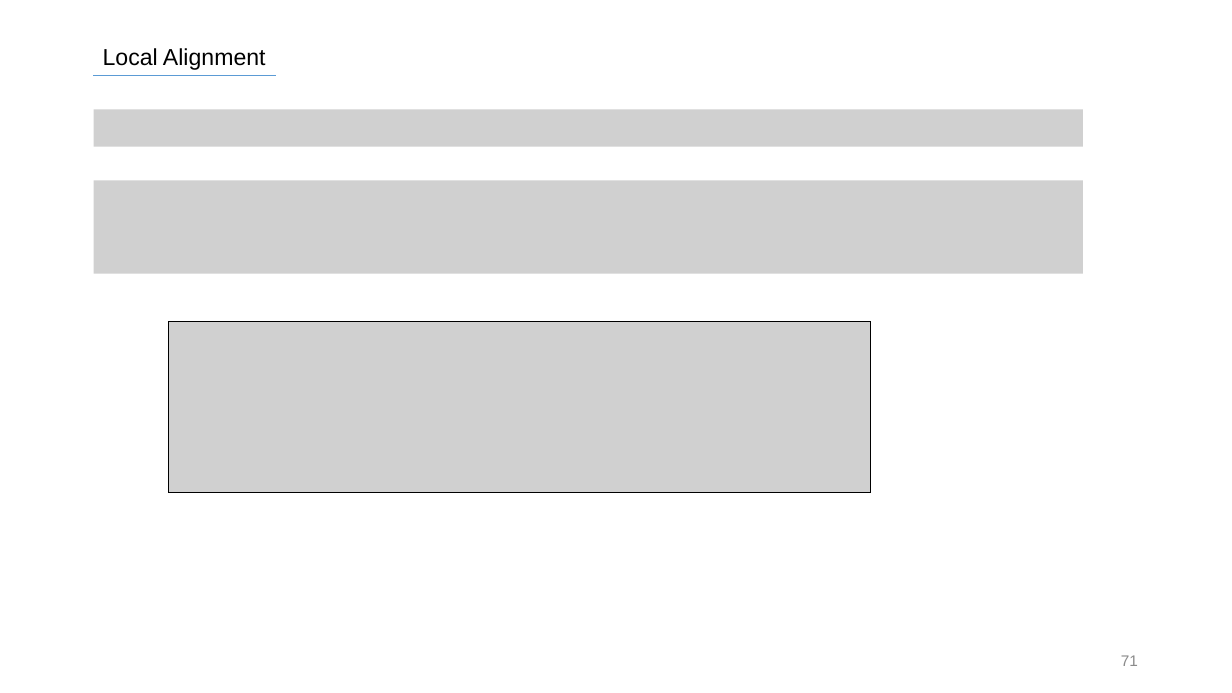
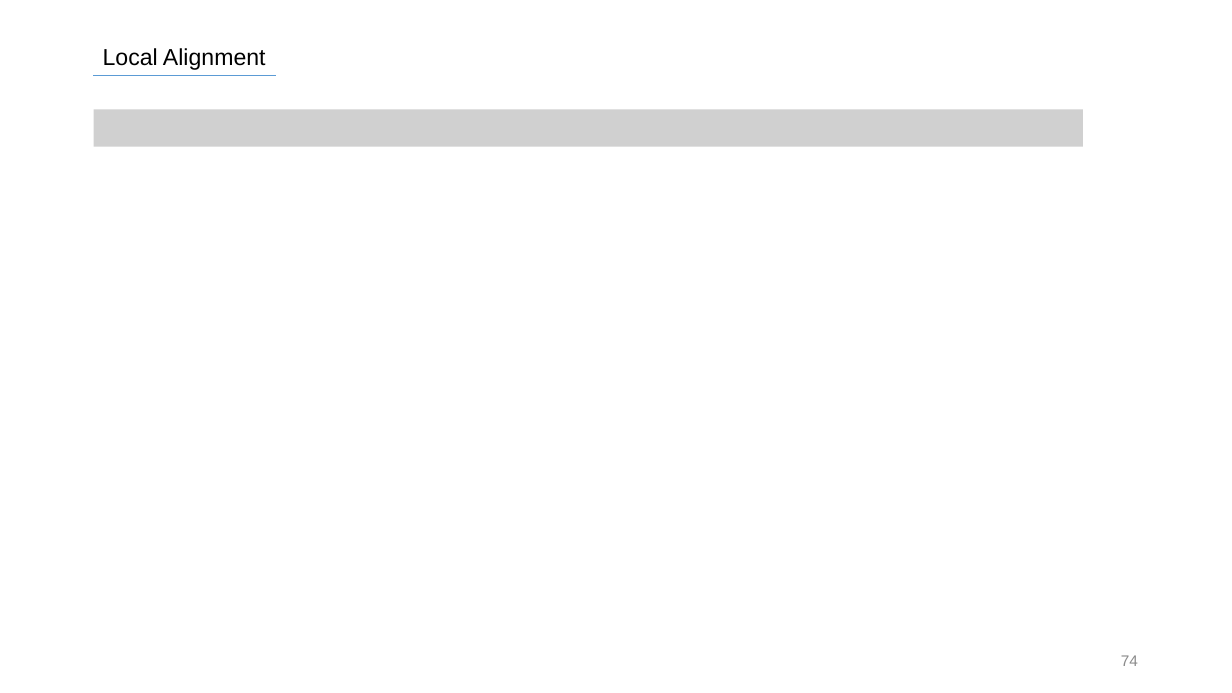
Before and after one commit to SiLviASizZ/HYU_2022, a slide deck: slide 74 of Intern/발표자료/0715/ASTS_0715.pptx (slide 71 before the commit). Drawn at 1232x693 pixels with LibreOffice and Linux fonts; fonts in the diff are those of the drawing; grey boxes stand for pictures. Boxes give left, top, right and bottom in pixels: in the first picture for what was removed or moved away, otherwise in the second. Text is boxed around its words. In the diff, an @@ line names an element or a change of style, - is before the commit and + after.

```diff
--- a/Intern/발표자료/0715/ASTS_0715.pptx
+++ b/Intern/발표자료/0715/ASTS_0715.pptx
@@ picture removed at [93, 180, 1083, 274] @@
@@ picture removed at [169, 322, 871, 492] @@
@@ page number at [1121, 655, 1138, 666]: text changed @@
-71
+74
```
Also in this commit, not shown: 77 other slides changed, 18 slides added, 1 slide removed, 1 other file.
